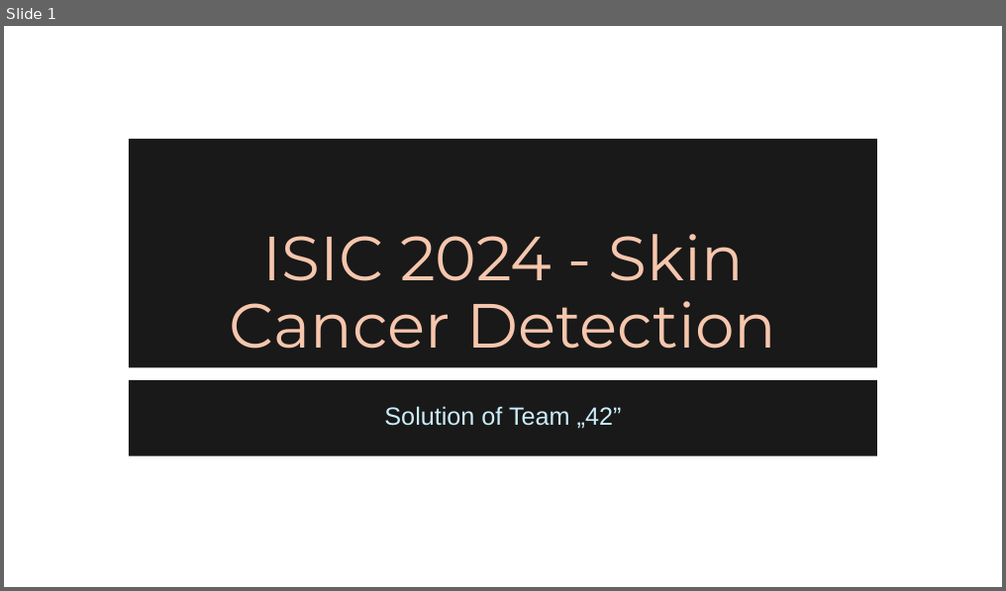
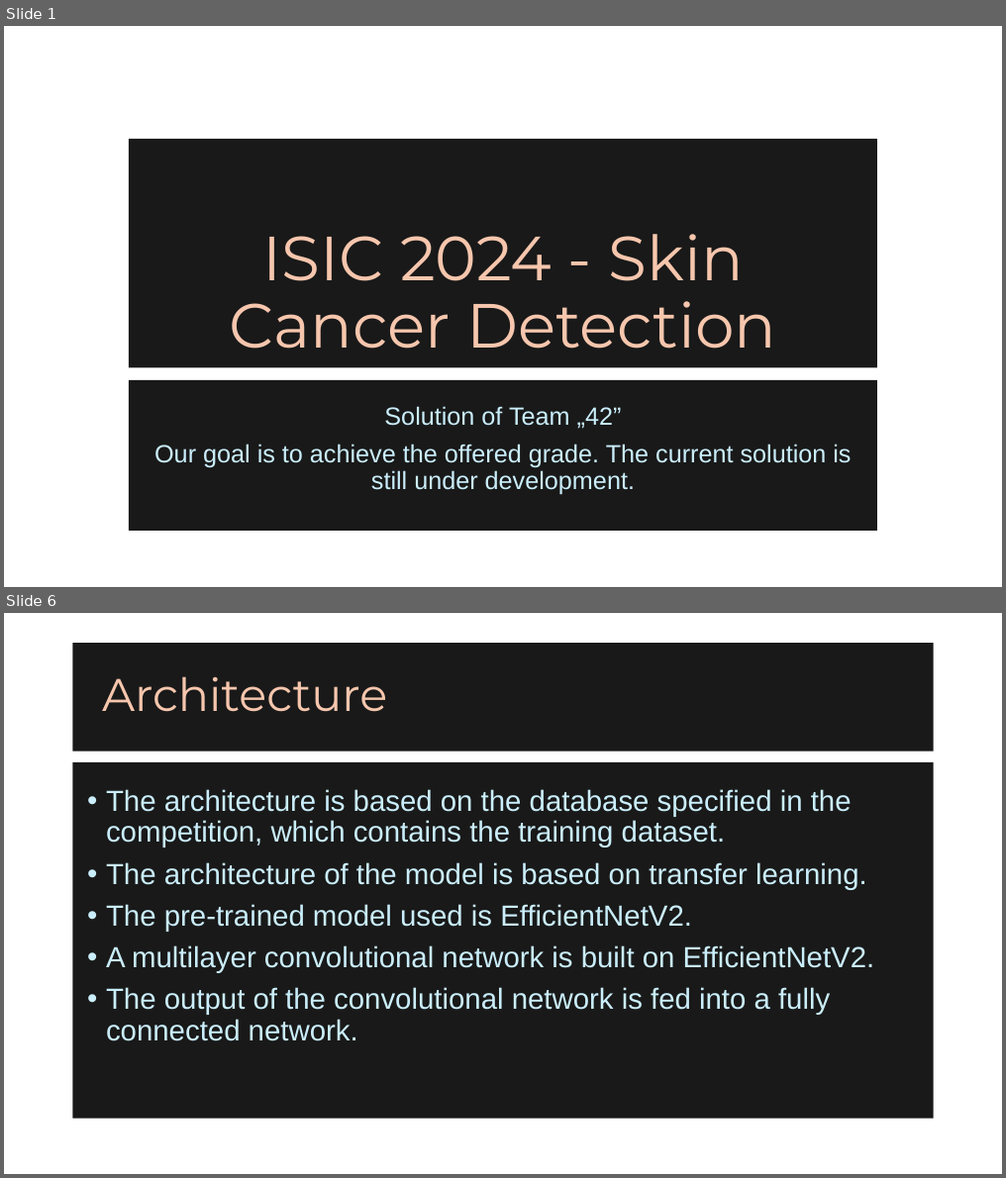
Before and after one commit to Agoston03/Deep-Learning-42, a slide deck: team42.pptx. Shown one above the other, each under a label of ours: slide 1 before the commit, slides 1 and 6 after it; the slides between them are not shown. The pictures are 1006x591 and 1006x1178 pixels, drawn with LibreOffice and Linux fonts; fonts in the diff are those of the drawing; background and template pictures are left out. Boxes give left, top, right and bottom in pixels: in the first picture for what was removed or moved away, otherwise in the second. Text is boxed around its words. In the diff, an @@ line names an element or a change of style, - is before the commit and + after.

```diff
--- a/team42.pptx
+++ b/team42.pptx
@@ slide 6 added at (4,613,1002,1174), background picture (left out) @@
@@ title added at (73,643,934,752), fill #000000 at 90% opacity, 44 pt, text #F6C6AD @@
+Architecture
@@ text added at (73,762,934,1119), fill #000000 at 90% opacity, 28 pt, text #CAEEFB @@
+• The architecture is based on the database specified in the competition, which contains the training dataset.
+• The architecture of the model is based on transfer learning.
+• The pre-trained model used is EfficientNetV2.
+• A multilayer convolutional network is built on EfficientNetV2.
+• The output of the convolutional network is fed into a fully connected network.
@@ slide 1 changed as well @@
@@ subtitle "Solution of Team „42”": place and size @@
-subtitle "Solution of Team „42”" at (129,380,877,457)
+subtitle "Solution of Team „42”" at (129,380,877,531)
@@ subtitle at (154,444,850,495): paragraph added @@
+Our goal is to achieve the offered grade. The current solution is still under development.
```
Also in this commit, not shown: 5 other slides added, 5 slides removed.
